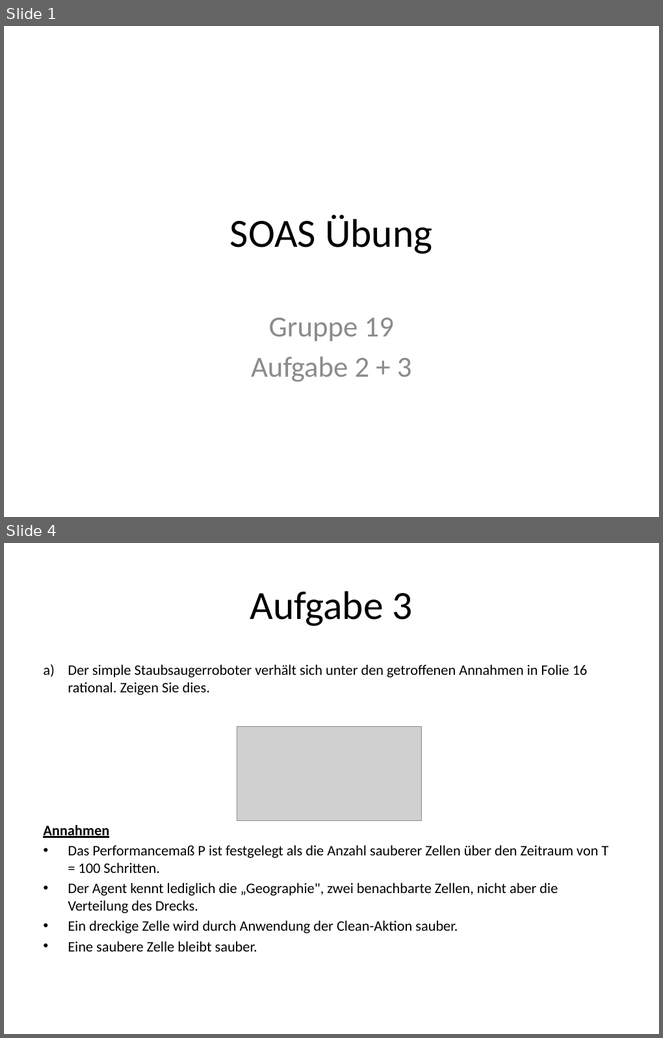
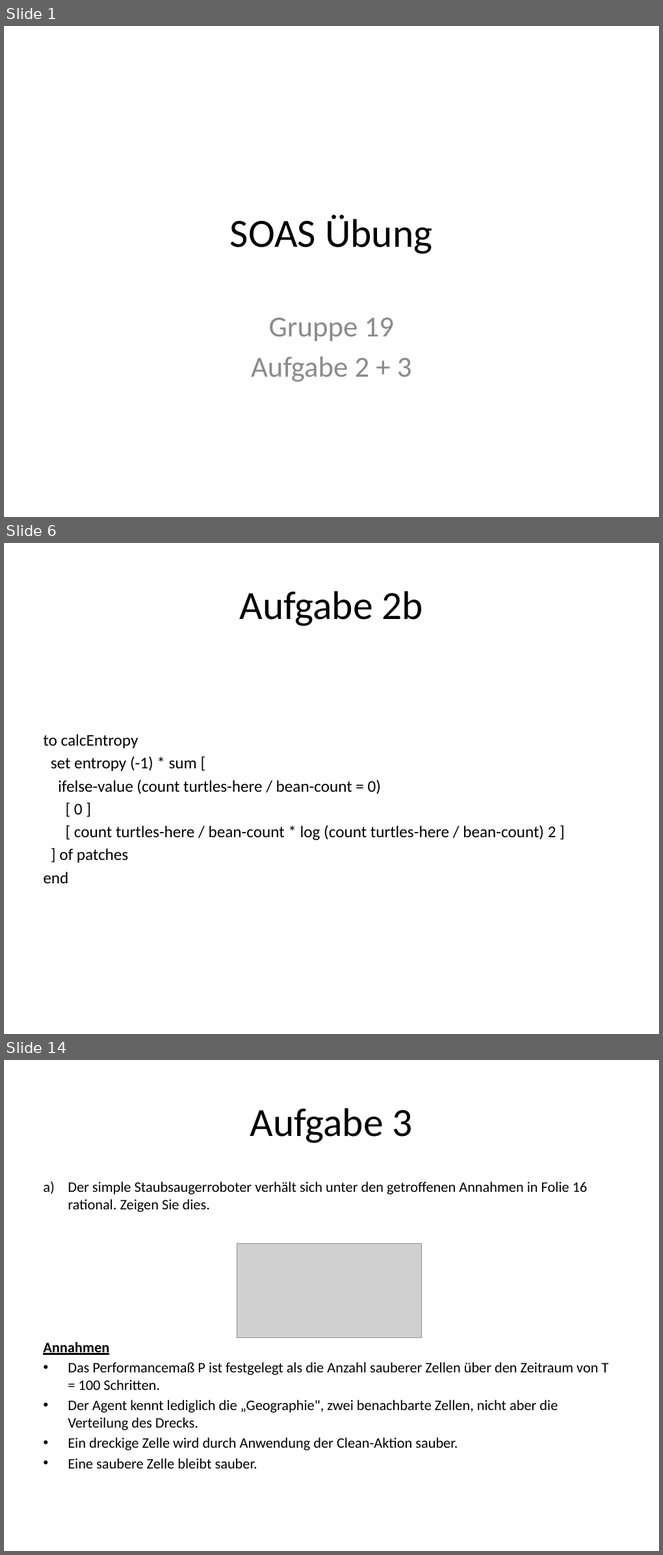
Before and after one commit to SOAS-Uni-Augsburg/ws16-17-group-19, a slide deck: Blatt-03/SOAS_uebung03.pptx. Shown one above the other, each under a label of ours: slides 1 and 4 before the commit, slides 1, 6 and 14 after it; the slides between them are not shown. The pictures are 663x1038 and 663x1555 pixels, drawn with LibreOffice and Linux fonts; fonts in the diff are those of the drawing; grey boxes stand for pictures. Boxes give left, top, right and bottom in pixels: in the first picture for what was removed or moved away, otherwise in the second. Text is boxed around its words. In the diff, an @@ line names an element or a change of style, - is before the commit and + after.

```diff
--- a/Blatt-03/SOAS_uebung03.pptx
+++ b/Blatt-03/SOAS_uebung03.pptx
@@ slide 6 added at <box>4,543,659,1034</box>, background #FFFFFF @@
@@ title added at <box>239,591,424,626</box>, 44 pt, text #000000 @@
+Aufgabe 2b
@@ text added at <box>43,734,556,884</box>, 18 pt, text #000000 @@
+to calcEntropy
+set entropy (-1) * sum [
+ifelse-value (count turtles-here / bean-count = 0)
+[ 0 ]
+[ count turtles-here / bean-count * log (count turtles-here / bean-count) 2 ]
+] of patches
+end
@@ what was slide 4 is now slide 14 @@
```
Also in this commit, not shown: 4 slides changed, 10 other slides added, 1 slide removed, 1 other file.
